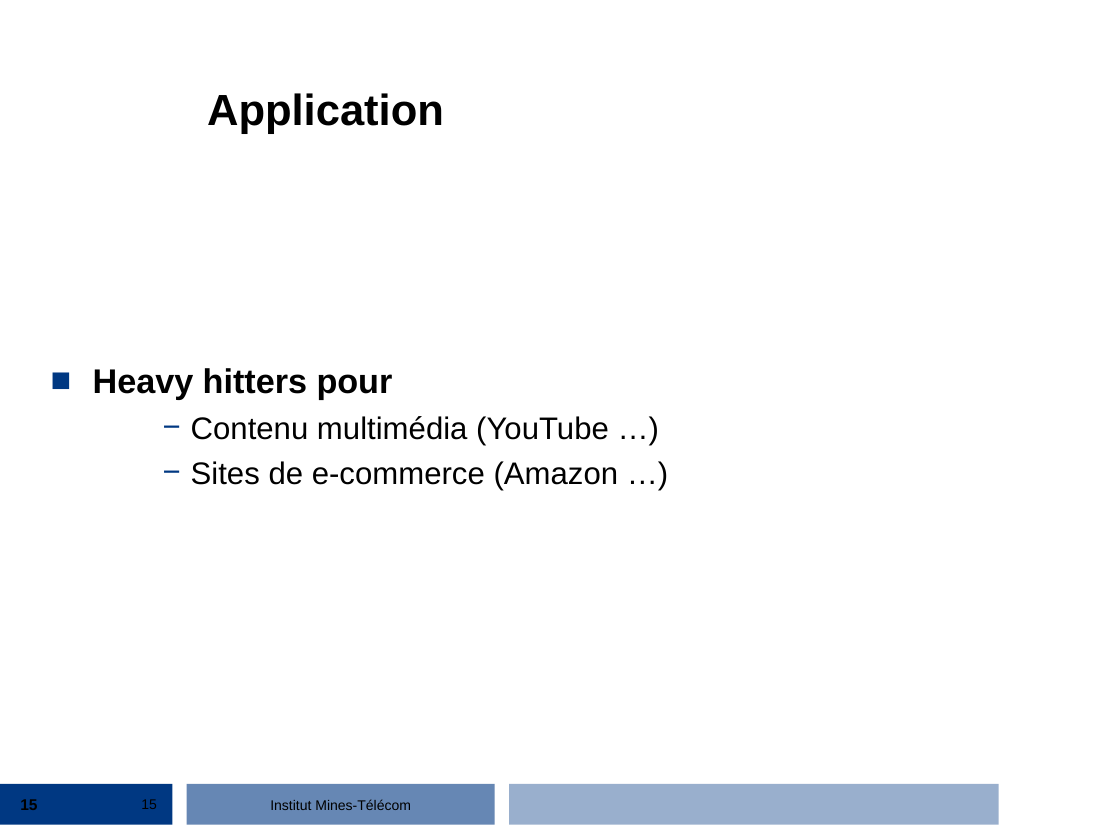
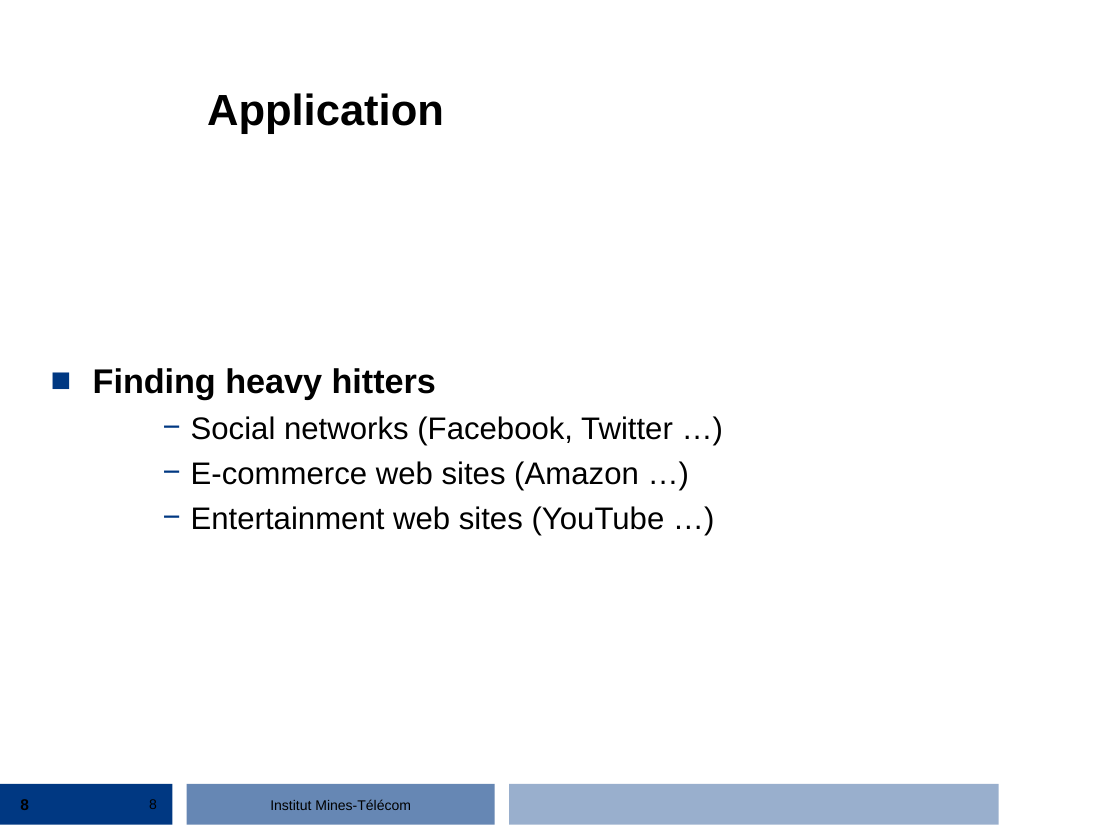
Before and after one commit to streaming-algorithms/count_min_sketch, a slide deck: slide 8 of 3_countminsketch.ppt (slide 15 before the commit). Drawn at 1120x840 pixels with LibreOffice and Linux fonts; fonts in the diff are those of the drawing; background and template pictures are left out. Boxes give left, top, right and bottom in pixels: in the first picture for what was removed or moved away, otherwise in the second. Text is boxed around its words. In the diff, an @@ line names an element or a change of style, - is before the commit and + after.

```diff
--- a/3_countminsketch.ppt
+++ b/3_countminsketch.ppt
@@ text at (93,368,673,535): text changed @@
-■ Heavy hitters pour
-    − Contenu multimédia (YouTube …)
-    − Sites de e-commerce (Amazon …)
+■ Finding heavy hitters
+    − Social networks (Facebook, Twitter …)
+    − E-commerce web sites (Amazon …)
+    − Entertainment web sites (YouTube …)
@@ page number at (20,799,29,810): text changed @@
-15
+8
@@ page number at (149,799,157,809): text changed @@
-15
+8
```
Also in this commit, not shown: 8 slides added, 15 slides removed.
